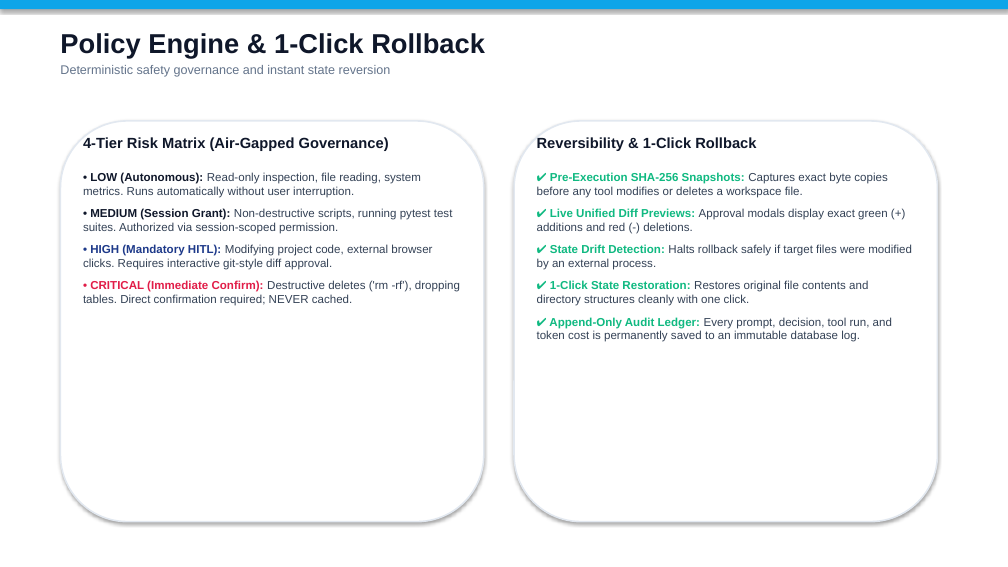
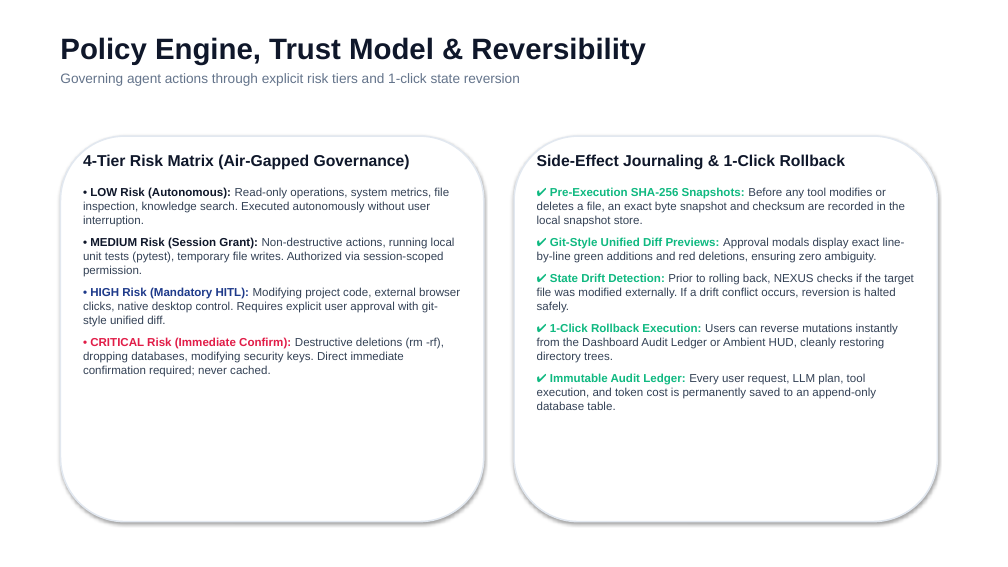
Before and after one commit to pushkarrrrrr/nexus, a slide deck: slide 10 of NEXUS_Final_Presentation.pptx (slide 9 before the commit). Drawn at 1008x567 pixels with LibreOffice and Linux fonts; fonts in the diff are those of the drawing. Boxes give left, top, right and bottom in pixels: in the first picture for what was removed or moved away, otherwise in the second. Text is boxed around its words. In the diff, an @@ line names an element or a change of style, - is before the commit and + after.

Commit message:
feat(evaluation): implement phase 16 academic benchmarking, formal ablation studies, and capstone finalization
- Standardized benchmark cohort: N=25 deterministic tasks across 5 core research domains (software engineering, graph-rag reasoning, fault recovery, safety enforcement, OS computer control)
- Progressive architectural ablation matrix across 6 configurations evaluating task success, planning accuracy, tool selection F1, latency, tokens, cost, and safety violations
- Empirical benchmark runner and telemetry engine with rollback state verification
- Publication-ready academic table exporters: LaTeX booktabs formatter and CSV dataset exporter
- FastAPI REST API endpoints: /evaluation/benchmarks, /evaluation/run, /evaluation/ablations, /export/latex, /export/csv
- Dashboard UI cockpit (/analytics): interactive execution runner, side-by-side empirical performance matrix, 1-click LaTeX copy modal, and CSV downloads
- Hardened CoreFoundation ctypes release routines in macOS engine to prevent segmentation faults
- Updated test suite: 213/213 automated tests passing, 0 type errors, 0 linter errors
- Documentation and architecture updates in README.md, docs/STATUS.md, and docs/ARCHITECTURE.md

```diff
--- a/NEXUS_Final_Presentation.pptx
+++ b/NEXUS_Final_Presentation.pptx
@@ rectangle removed at [0, 0, 1008, 9] @@
@@ text at [60, 37, 646, 86]: text changed; size 12 to 13 pt @@
-Policy Engine & 1-Click Rollback
-Deterministic safety governance and instant state reversion
+Policy Engine, Trust Model & Reversibility
+Governing agent actions through explicit risk tiers and 1-click state reversion
@@ rounded rectangle: place and size @@
-rounded rectangle at [60, 121, 484, 522]
+rounded rectangle at [60, 136, 484, 522]
@@ text "4-Tier Risk Matrix (Air-Gapped Governance)": place and size @@
-text "4-Tier Risk Matrix (Air-Gapped Governance)" at [83, 137, 389, 151]
+text "4-Tier Risk Matrix (Air-Gapped Governance)" at [83, 154, 410, 170]
@@ text "4-Tier Risk Matrix (Air-Gapped Governance)" at [83, 154, 410, 170]: size 14 to 15 pt @@
@@ rounded rectangle: place and size @@
-rounded rectangle at [514, 121, 938, 522]
+rounded rectangle at [514, 136, 938, 522]
@@ text at [537, 154, 846, 170]: text changed; size 14 to 15 pt @@
-Reversibility & 1-Click Rollback
+Side-Effect Journaling & 1-Click Rollback
@@ text at [83, 187, 460, 377]: text changed @@
-• LOW (Autonomous): Read-only inspection, file reading, system metrics. Runs automatically without user interruption.
-• MEDIUM (Session Grant): Non-destructive scripts, running pytest test suites. Authorized via session-scoped permission.
-• HIGH (Mandatory HITL): Modifying project code, external browser clicks. Requires interactive git-style diff approval.
-• CRITICAL (Immediate Confirm): Destructive deletes ('rm -rf'), dropping tables. Direct confirmation required; NEVER cached.
+• LOW Risk (Autonomous): Read-only operations, system metrics, file inspection, knowledge search. Executed autonomously without user interruption.
+• MEDIUM Risk (Session Grant): Non-destructive actions, running local unit tests (pytest), temporary file writes. Authorized via session-scoped permission.
+• HIGH Risk (Mandatory HITL): Modifying project code, external browser clicks, native desktop control. Requires explicit user approval with git-style unified diff.
+• CRITICAL Risk (Immediate Confirm): Destructive deletions (rm -rf), dropping databases, modifying security keys. Direct immediate confirmation required; never cached.
@@ text at [537, 187, 914, 410]: text changed @@
-✔ Pre-Execution SHA-256 Snapshots: Captures exact byte copies before any tool modifies or deletes a workspace file.
-✔ Live Unified Diff Previews: Approval modals display exact green (+) additions and red (-) deletions.
-✔ State Drift Detection: Halts rollback safely if target files were modified by an external process.
-✔ 1-Click State Restoration: Restores original file contents and directory structures cleanly with one click.
-✔ Append-Only Audit Ledger: Every prompt, decision, tool run, and token cost is permanently saved to an immutable database log.
+✔ Pre-Execution SHA-256 Snapshots: Before any tool modifies or deletes a file, an exact byte snapshot and checksum are recorded in the local snapshot store.
+✔ Git-Style Unified Diff Previews: Approval modals display exact line-by-line green additions and red deletions, ensuring zero ambiguity.
+✔ State Drift Detection: Prior to rolling back, NEXUS checks if the target file was modified externally. If a drift conflict occurs, reversion is halted safely.
+✔ 1-Click Rollback Execution: Users can reverse mutations instantly from the Dashboard Audit Ledger or Ambient HUD, cleanly restoring directory trees.
+✔ Immutable Audit Ledger: Every user request, LLM plan, tool execution, and token cost is permanently saved to an append-only database table.
```
Also in this commit, not shown: 5 other slides changed, 8 slides added, 7 slides removed, 24 other files.
